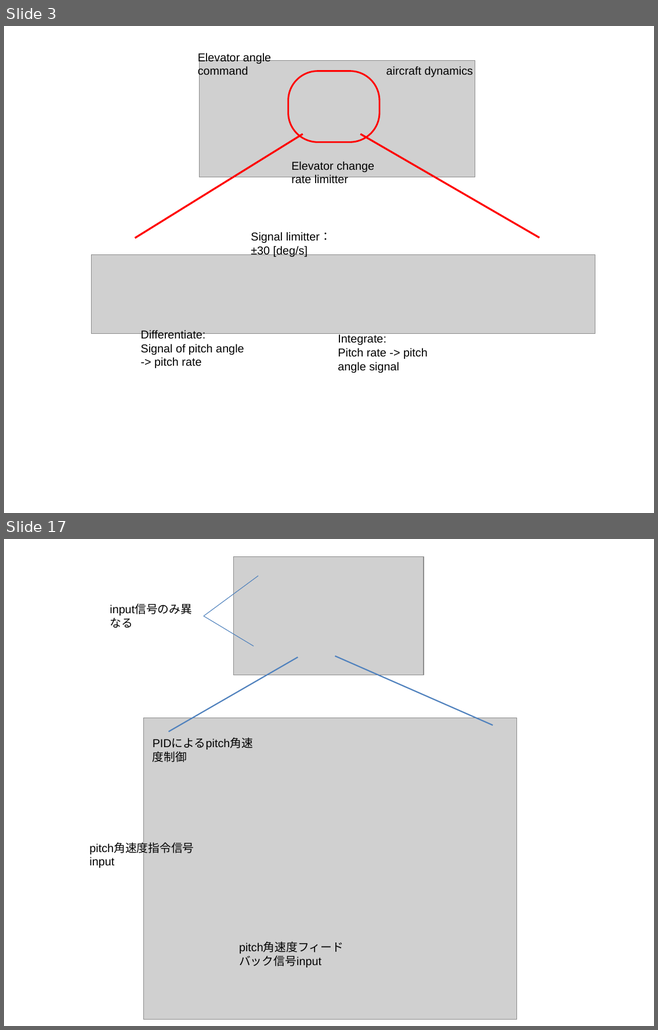
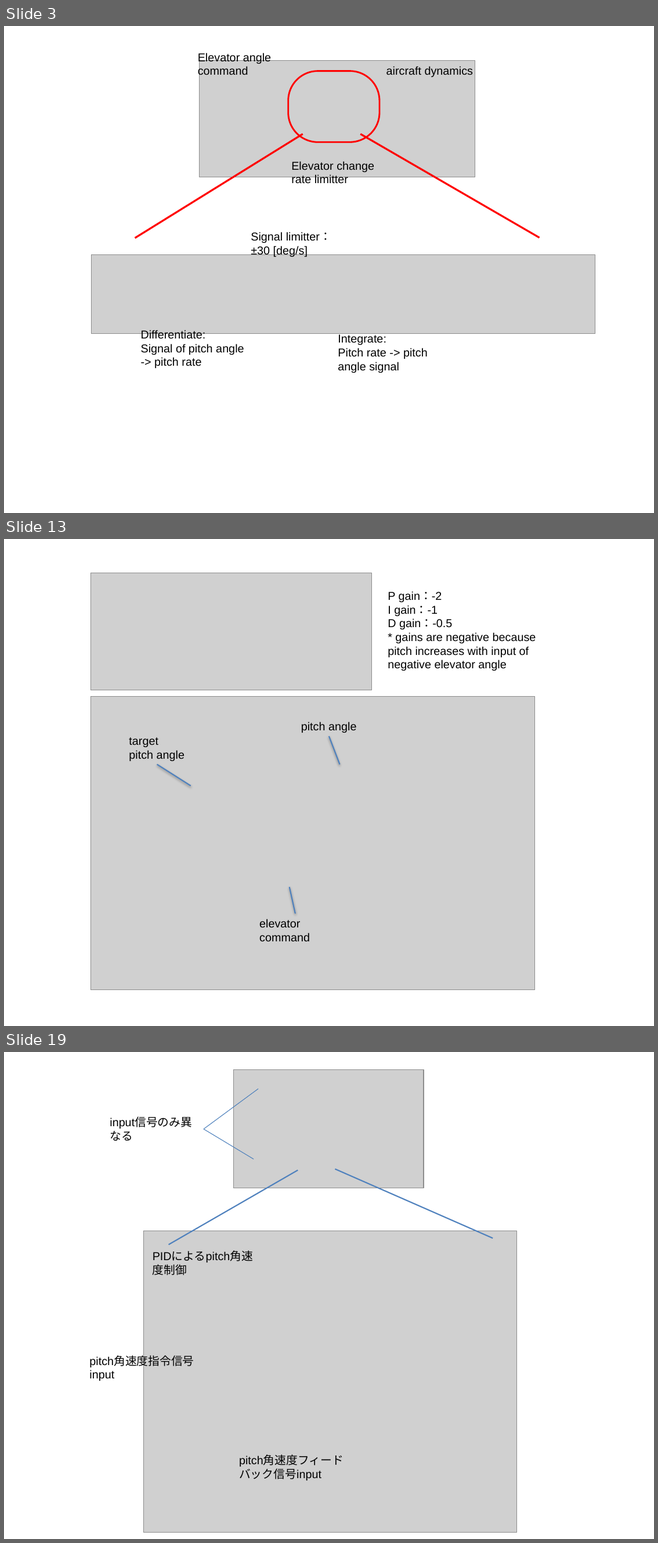
Before and after one commit to zeta-plusplus/SystemModels, a slide deck: figs/makeFig.pptx. Shown one above the other, each under a label of ours: slides 3 and 17 before the commit, slides 3, 13 and 19 after it; the slides between them are not shown. The pictures are 658x1030 and 658x1543 pixels, drawn with LibreOffice and Linux fonts; fonts in the diff are those of the drawing; grey boxes stand for pictures. Boxes give left, top, right and bottom in pixels: in the first picture for what was removed or moved away, otherwise in the second. Text is boxed around its words. In the diff, an @@ line names an element or a change of style, - is before the commit and + after.

```diff
--- a/figs/makeFig.pptx
+++ b/figs/makeFig.pptx
@@ slide 13 added at [4,539,654,1026], background #FFFFFF @@
@@ picture added at [90,573,372,690] @@
@@ text added at [387,591,536,671], 14 pt, text #000000 @@
+P gain：-2
+I gain：-1
+D gain：-0.5
+* gains are negative because pitch increases with input of negative elevator angle
@@ picture added at [90,696,535,990] @@
@@ text added at [301,722,356,733], 14 pt, text #000000 @@
+pitch angle
@@ text added at [129,737,184,761], 14 pt, text #000000 @@
+target pitch angle
@@ line added from (339, 765) to (329, 736), #4F81BD 1.5 pt @@
@@ line added from (191, 786) to (157, 765), #4F81BD 1.5 pt @@
@@ line added from (289, 888) to (295, 914), #4F81BD 1.5 pt @@
@@ text added at [259,919,310,942], 14 pt, text #000000 @@
+elevator command
@@ what was slide 17 is now slide 19 @@
```
Also in this commit, not shown: 2 slides changed, 11 other slides added, 10 slides removed, 24 other files.
